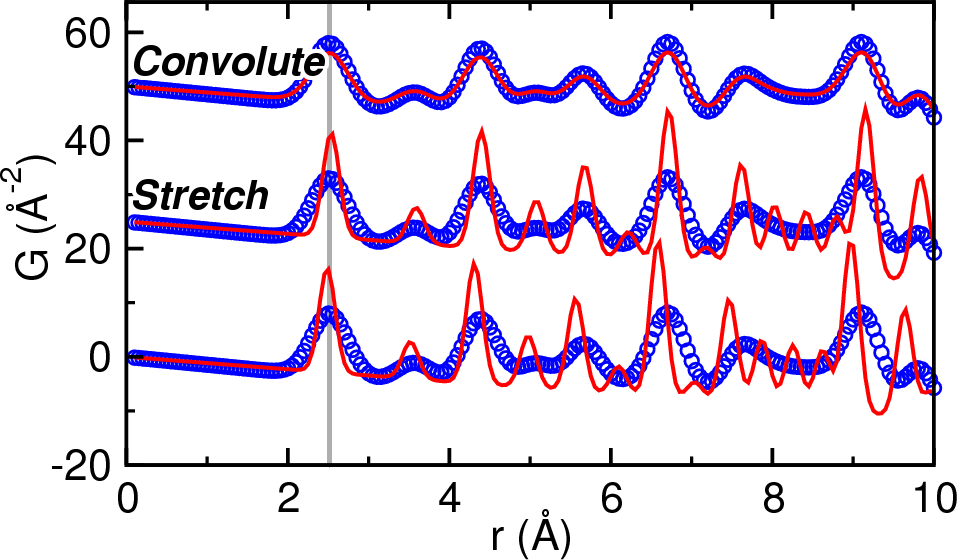
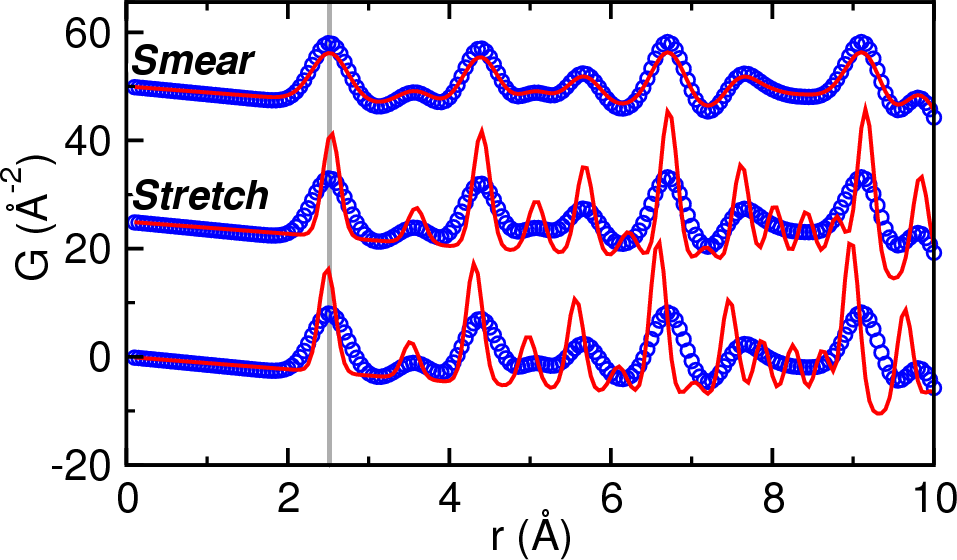
Layer changes from the first 957 x 560 image to the second:
renamed "Convolute" to "Smear", painted on it over [128, 44, 329, 80]
